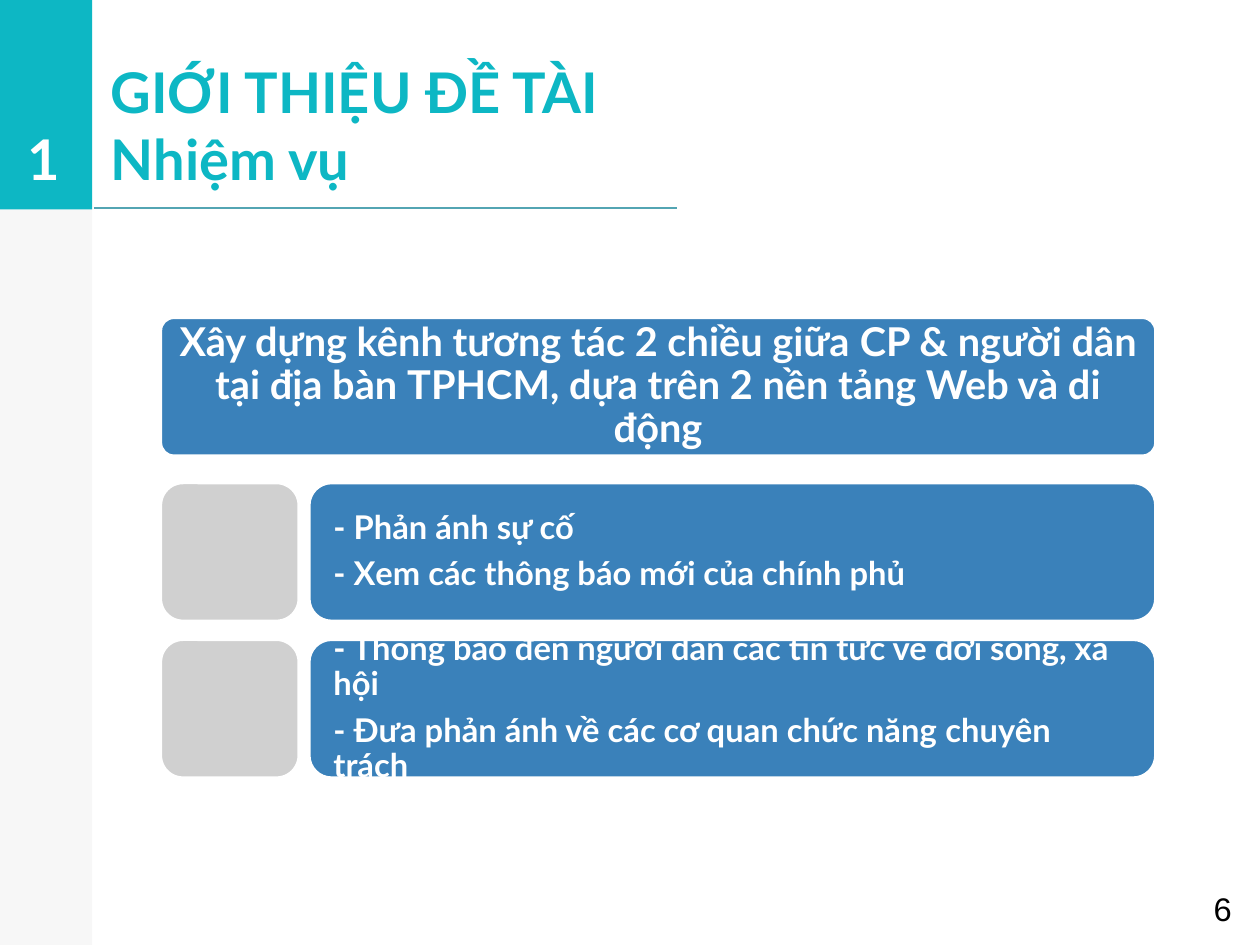
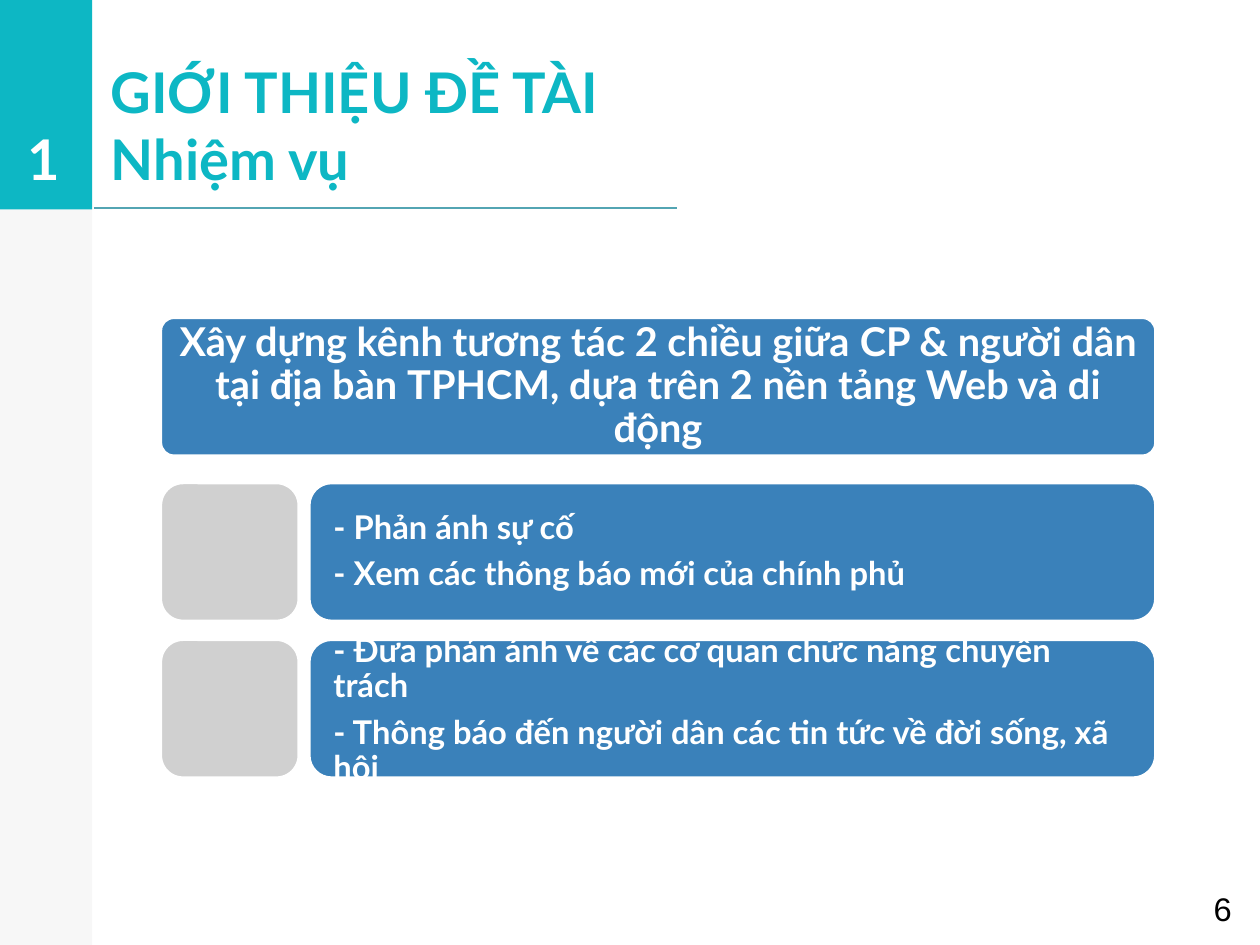
Before and after one commit to vovanluan/TTTN, a slide deck: slide 6 of BaoCao.pptx. Drawn at 1260x945 pixels with LibreOffice and Linux fonts; fonts in the diff are those of the drawing; grey boxes stand for pictures. Boxes give left, top, right and bottom in pixels: in the first picture for what was removed or moved away, otherwise in the second. Text is boxed around its words. In the diff, an @@ line names an element or a change of style, - is before the commit and + after.

```diff
--- a/BaoCao.pptx
+++ b/BaoCao.pptx
@@ text in freeform shape at (x1=333, y1=633, x2=1050, y2=698): paragraph added @@
+- Đưa phản ánh về các cơ quan chức năng chuyên trách
@@ text in freeform shape at (x1=333, y1=716, x2=1050, y2=784): paragraph removed @@
-- Đưa phản ánh về các cơ quan chức năng chuyên trách
```
Also in this commit, not shown: 1 other slide changed.
